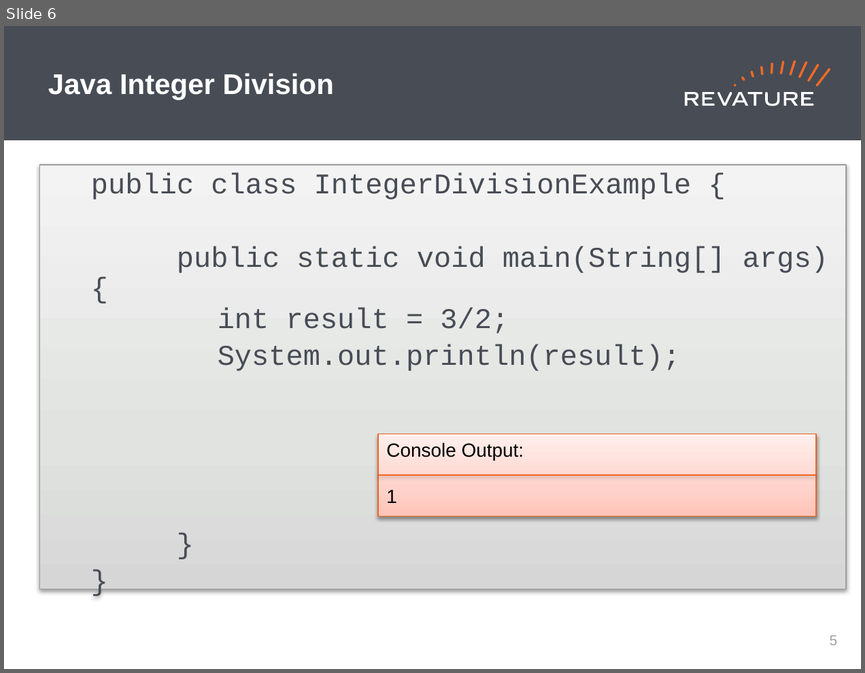
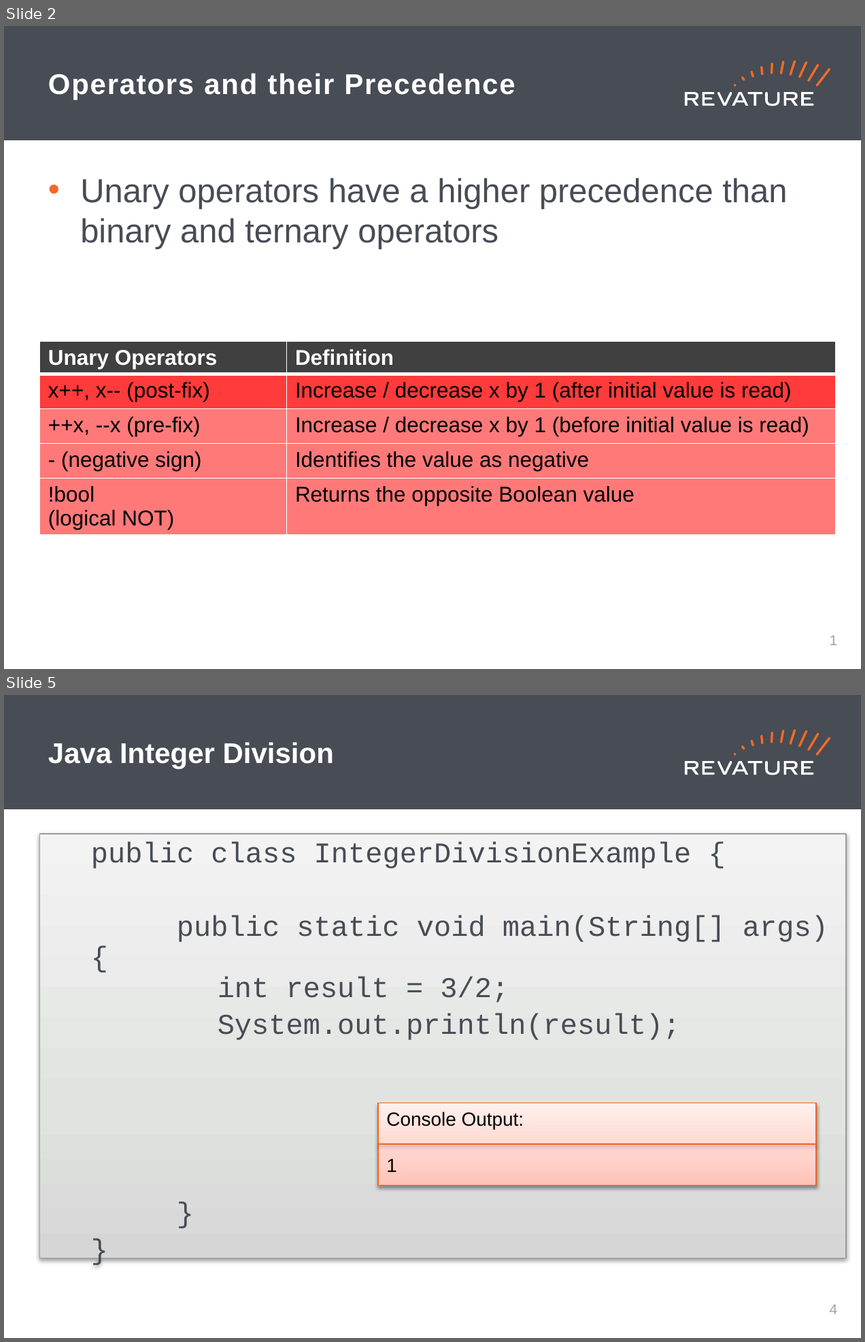
Before and after one commit to cynthia-enciso/RAP-210830, a slide deck: PPTs/day-3.pptx. Shown one above the other, each under a label of ours: slide 6 before the commit, slides 2 and 5 after it; the slides between them are not shown. The pictures are 865x673 and 865x1342 pixels, drawn with LibreOffice and Linux fonts; fonts in the diff are those of the drawing. Boxes give left, top, right and bottom in pixels: in the first picture for what was removed or moved away, otherwise in the second. Text is boxed around its words. In the diff, an @@ line names an element or a change of style, - is before the commit and + after.

```diff
--- a/PPTs/day-3.pptx
+++ b/PPTs/day-3.pptx
@@ slide 2 added at (4, 26, 861, 669), background #FFFFFF; not listed: 19 template elements that a slide beside it also shows @@
@@ title added at (48, 73, 515, 99), 24 pt, text #FFFFFF, bold @@
+Operators and their Precedence
@@ text added at (80, 178, 787, 249), 28 pt, text #474C55 @@
+• Unary operators have a higher precedence than binary and ternary operators
@@ table added at (40, 342, 836, 540), 5 rows, 2 columns @@
+Unary Operators | Definition
+x++, x-- (post-fix) | Increase / decrease x by 1 (after initial value is read)
+++x, --x (pre-fix) | Increase / decrease x by 1 (before initial value is read)
+- (negative sign) | Identifies the value as negative
+!bool / (logical NOT) | Returns the opposite Boolean value
@@ page number added at (830, 635, 838, 645), 12 pt, text #A0A1A0 @@
+1
@@ what was slide 6 is now slide 5 @@
@@ page number at (830, 1304, 838, 1314): text changed @@
-5
+4
```
Also in this commit, not shown: 2 slides changed, 1 other slide added, 3 slides removed, 10 other files.
